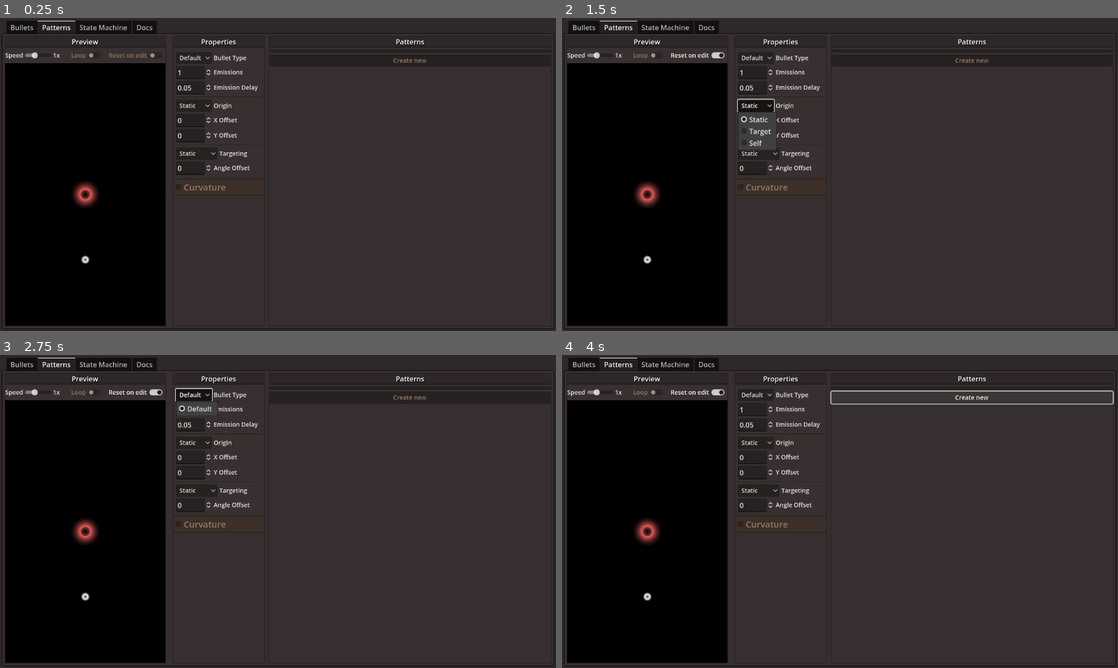
Above: before the commit, frames 1-4 (two rows, left to right).
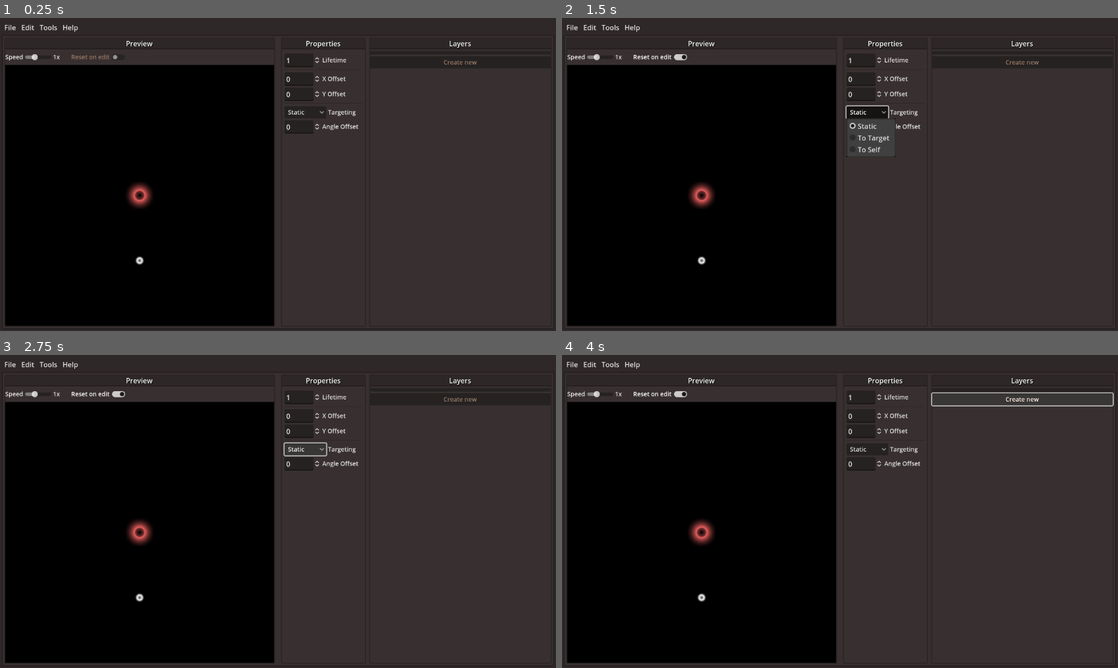
Above: after the commit, the same moments.

Repository: Roboolet/danmacurate
Game: Godot game, scene res://scenes/main.tscn
Two runs of this game, one before a commit and one after it. Both use one fixed random seed, a clock stepped at 60 frames per second and the inputs below. Before the commit the project starts from res://scenes/concept_main.tscn.
Inputs:
- Up to frame 1 (0.25 s): no input
- Up to frame 2 (1.5 s): click "Reset on edit" at 0.5 s; click "Static" at 1.25 s
- Up to frame 3 (2.75 s): click "Default" (after the commit: "Static") at 2 s
- Up to frame 4 (4 s): click "Create new" at 2.75 s; click "Create new" at 3.5 s

The runs differ from the first frame. In frame 1, 19% of the frame differs, in the area x 0-99%, y 0-99%; in frame 2, 20%; in frame 3, 20%; in frame 4, 20%, in the area x 0-100%, y 0-99%.

Commit message:
Made new scene and layout

Diff:
--- a/project.godot
+++ b/project.godot
@@ -11,7 +11,7 @@
 [application]
 
 config/name="Danmacurate"
-run/main_scene="res://scenes/concept_main.tscn"
+run/main_scene="res://scenes/main.tscn"
 config/features=PackedStringArray("4.3", "GL Compatibility")
 config/icon="res://icon.svg"
 
--- /dev/null
+++ b/scenes/main.tscn
@@ -0,0 +1,303 @@
+[gd_scene load_steps=4 format=3 uid="uid://bui6em53w2wx2"]
+
+[ext_resource type="Theme" uid="uid://c60bwmpavdiif" path="res://theme/corundum/theme_corundum.tres" id="1_v6upr"]
+[ext_resource type="Script" path="res://slider_value_label.gd" id="2_ql472"]
+[ext_resource type="PackedScene" uid="uid://khrdvrunqjgo" path="res://scenes/concept_main_sim.tscn" id="3_prv64"]
+
+[node name="Main" type="Control"]
+layout_mode = 3
+anchors_preset = 15
+anchor_right = 1.0
+anchor_bottom = 1.0
+grow_horizontal = 2
+grow_vertical = 2
+
+[node name="Background" type="Panel" parent="."]
+layout_mode = 1
+anchors_preset = 15
+anchor_right = 1.0
+anchor_bottom = 1.0
+grow_horizontal = 2
+grow_vertical = 2
+theme = ExtResource("1_v6upr")
+theme_type_variation = &"BackgroundPanel"
+
+[node name="Margin" type="MarginContainer" parent="Background"]
+layout_mode = 1
+anchors_preset = 15
+anchor_right = 1.0
+anchor_bottom = 1.0
+grow_horizontal = 2
+grow_vertical = 2
+theme = ExtResource("1_v6upr")
+
+[node name="VBoxContainer" type="VBoxContainer" parent="Background/Margin"]
+layout_mode = 2
+
+[node name="MenuBar" type="MenuBar" parent="Background/Margin/VBoxContainer"]
+custom_minimum_size = Vector2(0, 30)
+layout_mode = 2
+size_flags_vertical = 0
+size_flags_stretch_ratio = 0.0
+flat = true
+
+[node name="File" type="PopupMenu" parent="Background/Margin/VBoxContainer/MenuBar"]
+title = "File"
+position = Vector2i(590, 310)
+system_menu_id = 2
+item_count = 4
+item_0/text = "New"
+item_1/text = "Save"
+item_1/id = 1
+item_2/text = "Save as..."
+item_2/id = 2
+item_3/text = "Export..."
+item_3/id = 3
+
+[node name="Edit" type="PopupMenu" parent="Background/Margin/VBoxContainer/MenuBar"]
+auto_translate_mode = 1
+title = "Edit"
+position = Vector2i(590, 310)
+
+[node name="Tools" type="PopupMenu" parent="Background/Margin/VBoxContainer/MenuBar"]
+auto_translate_mode = 1
+title = "Tools"
+position = Vector2i(590, 310)
+
+[node name="Help" type="PopupMenu" parent="Background/Margin/VBoxContainer/MenuBar"]
+auto_translate_mode = 1
+title = "Help"
+position = Vector2i(590, 310)
+system_menu_id = 4
+item_count = 2
+item_0/text = "Documentation"
+item_1/id = 1
+
+[node name="Patterns" type="Panel" parent="Background/Margin/VBoxContainer"]
+layout_mode = 2
+size_flags_vertical = 3
+theme = ExtResource("1_v6upr")
+metadata/_tab_index = 1
+
+[node name="HSplitContainer" type="HSplitContainer" parent="Background/Margin/VBoxContainer/Patterns"]
+layout_mode = 1
+anchors_preset = 15
+anchor_right = 1.0
+anchor_bottom = 1.0
+grow_horizontal = 2
+grow_vertical = 2
+
+[node name="PreviewContainer" type="MarginContainer" parent="Background/Margin/VBoxContainer/Patterns/HSplitContainer"]
+custom_minimum_size = Vector2(300, 0)
+layout_mode = 2
+size_flags_horizontal = 3
+theme_override_constants/margin_right = 3
+
+[node name="PanelContainer" type="PanelContainer" parent="Background/Margin/VBoxContainer/Patterns/HSplitContainer/PreviewContainer"]
+layout_mode = 2
+
+[node name="VBoxContainer" type="VBoxContainer" parent="Background/Margin/VBoxContainer/Patterns/HSplitContainer/PreviewContainer/PanelContainer"]
+layout_mode = 2
+
+[node name="Label" type="Label" parent="Background/Margin/VBoxContainer/Patterns/HSplitContainer/PreviewContainer/PanelContainer/VBoxContainer"]
+layout_mode = 2
+theme_type_variation = &"SectionLabel"
+text = "Preview
+"
+horizontal_alignment = 1
+
+[node name="Settings" type="BoxContainer" parent="Background/Margin/VBoxContainer/Patterns/HSplitContainer/PreviewContainer/PanelContainer/VBoxContainer"]
+layout_mode = 2
+
+[node name="HBoxContainer" type="HBoxContainer" parent="Background/Margin/VBoxContainer/Patterns/HSplitContainer/PreviewContainer/PanelContainer/VBoxContainer/Settings"]
+layout_mode = 2
+
+[node name="Label" type="Label" parent="Background/Margin/VBoxContainer/Patterns/HSplitContainer/PreviewContainer/PanelContainer/VBoxContainer/Settings/HBoxContainer"]
+layout_mode = 2
+text = "Speed"
+
+[node name="HSlider" type="HSlider" parent="Background/Margin/VBoxContainer/Patterns/HSplitContainer/PreviewContainer/PanelContainer/VBoxContainer/Settings/HBoxContainer"]
+custom_minimum_size = Vector2(60, 0)
+layout_mode = 2
+size_flags_horizontal = 2
+size_flags_vertical = 1
+min_value = 0.5
+max_value = 2.0
+step = 0.5
+value = 1.0
+
+[node name="Multiplier" type="Label" parent="Background/Margin/VBoxContainer/Patterns/HSplitContainer/PreviewContainer/PanelContainer/VBoxContainer/Settings/HBoxContainer"]
+custom_minimum_size = Vector2(32, 0)
+layout_mode = 2
+text = "1x"
+script = ExtResource("2_ql472")
+
+[node name="ResetCheck" type="CheckButton" parent="Background/Margin/VBoxContainer/Patterns/HSplitContainer/PreviewContainer/PanelContainer/VBoxContainer/Settings"]
+layout_mode = 2
+text = "Reset on edit"
+
+[node name="PatternPreview" type="SubViewportContainer" parent="Background/Margin/VBoxContainer/Patterns/HSplitContainer/PreviewContainer/PanelContainer/VBoxContainer"]
+layout_mode = 2
+size_flags_vertical = 3
+theme = ExtResource("1_v6upr")
+stretch = true
+
+[node name="SubViewport" type="SubViewport" parent="Background/Margin/VBoxContainer/Patterns/HSplitContainer/PreviewContainer/PanelContainer/VBoxContainer/PatternPreview"]
+disable_3d = true
+handle_input_locally = false
+size = Vector2i(619, 600)
+render_target_update_mode = 4
+
+[node name="preview_2d" parent="Background/Margin/VBoxContainer/Patterns/HSplitContainer/PreviewContainer/PanelContainer/VBoxContainer/PatternPreview/SubViewport" instance=ExtResource("3_prv64")]
+position = Vector2(12, 104)
+
+[node name="SettingsContainer" type="MarginContainer" parent="Background/Margin/VBoxContainer/Patterns/HSplitContainer"]
+custom_minimum_size = Vector2(50, 0)
+layout_mode = 2
+size_flags_horizontal = 3
+theme_override_constants/margin_left = 3
+
+[node name="SplitContainer" type="SplitContainer" parent="Background/Margin/VBoxContainer/Patterns/HSplitContainer/SettingsContainer"]
+layout_mode = 2
+
+[node name="Properties" type="PanelContainer" parent="Background/Margin/VBoxContainer/Patterns/HSplitContainer/SettingsContainer/SplitContainer"]
+layout_mode = 2
+
+[node name="VBoxContainer" type="VBoxContainer" parent="Background/Margin/VBoxContainer/Patterns/HSplitContainer/SettingsContainer/SplitContainer/Properties"]
+custom_minimum_size = Vector2(150, 0)
+layout_mode = 2
+
+[node name="Label" type="Label" parent="Background/Margin/VBoxContainer/Patterns/HSplitContainer/SettingsContainer/SplitContainer/Properties/VBoxContainer"]
+layout_mode = 2
+theme_type_variation = &"SectionLabel"
+text = "Properties"
+horizontal_alignment = 1
+
+[node name="ScrollContainer" type="ScrollContainer" parent="Background/Margin/VBoxContainer/Patterns/HSplitContainer/SettingsContainer/SplitContainer/Properties/VBoxContainer"]
+layout_mode = 2
+size_flags_vertical = 3
+horizontal_scroll_mode = 0
+
+[node name="VBoxContainer" type="VBoxContainer" parent="Background/Margin/VBoxContainer/Patterns/HSplitContainer/SettingsContainer/SplitContainer/Properties/VBoxContainer/ScrollContainer"]
+layout_mode = 2
+size_flags_horizontal = 3
+
+[node name="MarginContainer" type="MarginContainer" parent="Background/Margin/VBoxContainer/Patterns/HSplitContainer/SettingsContainer/SplitContainer/Properties/VBoxContainer/ScrollContainer/VBoxContainer"]
+layout_mode = 2
+
+[node name="VBoxContainer" type="VBoxContainer" parent="Background/Margin/VBoxContainer/Patterns/HSplitContainer/SettingsContainer/SplitContainer/Properties/VBoxContainer/ScrollContainer/VBoxContainer/MarginContainer"]
+layout_mode = 2
+
+[node name="HBoxContainer8" type="HBoxContainer" parent="Background/Margin/VBoxContainer/Patterns/HSplitContainer/SettingsContainer/SplitContainer/Properties/VBoxContainer/ScrollContainer/VBoxContainer/MarginContainer/VBoxContainer"]
+visible = false
+layout_mode = 2
+
+[node name="OptionButton" type="OptionButton" parent="Background/Margin/VBoxContainer/Patterns/HSplitContainer/SettingsContainer/SplitContainer/Properties/VBoxContainer/ScrollContainer/VBoxContainer/MarginContainer/VBoxContainer/HBoxContainer8"]
+custom_minimum_size = Vector2(83, 0)
+layout_mode = 2
+selected = 0
+item_count = 1
+popup/item_0/text = "Default"
+
+[node name="Label" type="Label" parent="Background/Margin/VBoxContainer/Patterns/HSplitContainer/SettingsContainer/SplitContainer/Properties/VBoxContainer/ScrollContainer/VBoxContainer/MarginContainer/VBoxContainer/HBoxContainer8"]
+layout_mode = 2
+text = "Bullet Type"
+
+[node name="HBoxContainer2" type="HBoxContainer" parent="Background/Margin/VBoxContainer/Patterns/HSplitContainer/SettingsContainer/SplitContainer/Properties/VBoxContainer/ScrollContainer/VBoxContainer/MarginContainer/VBoxContainer"]
+layout_mode = 2
+
+[node name="SpinBox" type="SpinBox" parent="Background/Margin/VBoxContainer/Patterns/HSplitContainer/SettingsContainer/SplitContainer/Properties/VBoxContainer/ScrollContainer/VBoxContainer/MarginContainer/VBoxContainer/HBoxContainer2"]
+layout_mode = 2
+max_value = 60.0
+step = 0.1
+value = 1.0
+allow_greater = true
+
+[node name="Label" type="Label" parent="Background/Margin/VBoxContainer/Patterns/HSplitContainer/SettingsContainer/SplitContainer/Properties/VBoxContainer/ScrollContainer/VBoxContainer/MarginContainer/VBoxContainer/HBoxContainer2"]
+layout_mode = 2
+text = "Lifetime
+"
+
+[node name="HSeparator2" type="HSeparator" parent="Background/Margin/VBoxContainer/Patterns/HSplitContainer/SettingsContainer/SplitContainer/Properties/VBoxContainer/ScrollContainer/VBoxContainer/MarginContainer/VBoxContainer"]
+layout_mode = 2
+
+[node name="HBoxContainer4" type="HBoxContainer" parent="Background/Margin/VBoxContainer/Patterns/HSplitContainer/SettingsContainer/SplitContainer/Properties/VBoxContainer/ScrollContainer/VBoxContainer/MarginContainer/VBoxContainer"]
+layout_mode = 2
+
+[node name="SpinBox" type="SpinBox" parent="Background/Margin/VBoxContainer/Patterns/HSplitContainer/SettingsContainer/SplitContainer/Properties/VBoxContainer/ScrollContainer/VBoxContainer/MarginContainer/VBoxContainer/HBoxContainer4"]
+layout_mode = 2
+min_value = -99999.0
+max_value = 99999.0
+
+[node name="Label" type="Label" parent="Background/Margin/VBoxContainer/Patterns/HSplitContainer/SettingsContainer/SplitContainer/Properties/VBoxContainer/ScrollContainer/VBoxContainer/MarginContainer/VBoxContainer/HBoxContainer4"]
+layout_mode = 2
+text = "X Offset"
+
+[node name="HBoxContainer7" type="HBoxContainer" parent="Background/Margin/VBoxContainer/Patterns/HSplitContainer/SettingsContainer/SplitContainer/Properties/VBoxContainer/ScrollContainer/VBoxContainer/MarginContainer/VBoxContainer"]
+layout_mode = 2
+
+[node name="SpinBox" type="SpinBox" parent="Background/Margin/VBoxContainer/Patterns/HSplitContainer/SettingsContainer/SplitContainer/Properties/VBoxContainer/ScrollContainer/VBoxContainer/MarginContainer/VBoxContainer/HBoxContainer7"]
+layout_mode = 2
+min_value = -99999.0
+max_value = 99999.0
+
+[node name="Label" type="Label" parent="Background/Margin/VBoxContainer/Patterns/HSplitContainer/SettingsContainer/SplitContainer/Properties/VBoxContainer/ScrollContainer/VBoxContainer/MarginContainer/VBoxContainer/HBoxContainer7"]
+layout_mode = 2
+text = "Y Offset"
+
+[node name="HSeparator" type="HSeparator" parent="Background/Margin/VBoxContainer/Patterns/HSplitContainer/SettingsContainer/SplitContainer/Properties/VBoxContainer/ScrollContainer/VBoxContainer/MarginContainer/VBoxContainer"]
+layout_mode = 2
+
+[node name="HBoxContainer5" type="HBoxContainer" parent="Background/Margin/VBoxContainer/Patterns/HSplitContainer/SettingsContainer/SplitContainer/Properties/VBoxContainer/ScrollContainer/VBoxContainer/MarginContainer/VBoxContainer"]
+layout_mode = 2
+
+[node name="OptionButton" type="OptionButton" parent="Background/Margin/VBoxContainer/Patterns/HSplitContainer/SettingsContainer/SplitContainer/Properties/VBoxContainer/ScrollContainer/VBoxContainer/MarginContainer/VBoxContainer/HBoxContainer5"]
+custom_minimum_size = Vector2(83, 0)
+layout_mode = 2
+selected = 0
+item_count = 3
+popup/item_0/text = "Static"
+popup/item_1/text = "To Target"
+popup/item_1/id = 1
+popup/item_2/text = "To Self"
+popup/item_2/id = 2
+
+[node name="Label" type="Label" parent="Background/Margin/VBoxContainer/Patterns/HSplitContainer/SettingsContainer/SplitContainer/Properties/VBoxContainer/ScrollContainer/VBoxContainer/MarginContainer/VBoxContainer/HBoxContainer5"]
+layout_mode = 2
+text = "Targeting"
+
+[node name="HBoxContainer3" type="HBoxContainer" parent="Background/Margin/VBoxContainer/Patterns/HSplitContainer/SettingsContainer/SplitContainer/Properties/VBoxContainer/ScrollContainer/VBoxContainer/MarginContainer/VBoxContainer"]
+layout_mode = 2
+
+[node name="SpinBox" type="SpinBox" parent="Background/Margin/VBoxContainer/Patterns/HSplitContainer/SettingsContainer/SplitContainer/Properties/VBoxContainer/ScrollContainer/VBoxContainer/MarginContainer/VBoxContainer/HBoxContainer3"]
+layout_mode = 2
+min_value = -360.0
+max_value = 360.0
+
+[node name="Label" type="Label" parent="Background/Margin/VBoxContainer/Patterns/HSplitContainer/SettingsContainer/SplitContainer/Properties/VBoxContainer/ScrollContainer/VBoxContainer/MarginContainer/VBoxContainer/HBoxContainer3"]
+layout_mode = 2
+text = "Angle Offset"
+
+[node name="Layers" type="PanelContainer" parent="Background/Margin/VBoxContainer/Patterns/HSplitContainer/SettingsContainer/SplitContainer"]
+layout_mode = 2
+
+[node name="VBoxContainer" type="VBoxContainer" parent="Background/Margin/VBoxContainer/Patterns/HSplitContainer/SettingsContainer/SplitContainer/Layers"]
+layout_mode = 2
+
+[node name="Label" type="Label" parent="Background/Margin/VBoxContainer/Patterns/HSplitContainer/SettingsContainer/SplitContainer/Layers/VBoxContainer"]
+layout_mode = 2
+theme_type_variation = &"SectionLabel"
+text = "Layers"
+horizontal_alignment = 1
+
+[node name="PatternList" type="ItemList" parent="Background/Margin/VBoxContainer/Patterns/HSplitContainer/SettingsContainer/SplitContainer/Layers/VBoxContainer"]
+custom_minimum_size = Vector2(150, 0)
+layout_mode = 2
+max_text_lines = 2
+auto_height = true
+
+[node name="NewPattern" type="Button" parent="Background/Margin/VBoxContainer/Patterns/HSplitContainer/SettingsContainer/SplitContainer/Layers/VBoxContainer"]
+layout_mode = 2
+text = "Create new"
+
+[connection signal="value_changed" from="Background/Margin/VBoxContainer/Patterns/HSplitContainer/PreviewContainer/PanelContainer/VBoxContainer/Settings/HBoxContainer/HSlider" to="Background/Margin/VBoxContainer/Patterns/HSplitContainer/PreviewContainer/PanelContainer/VBoxContainer/Settings/HBoxContainer/Multiplier" method="_on_slider_value_changed"]
